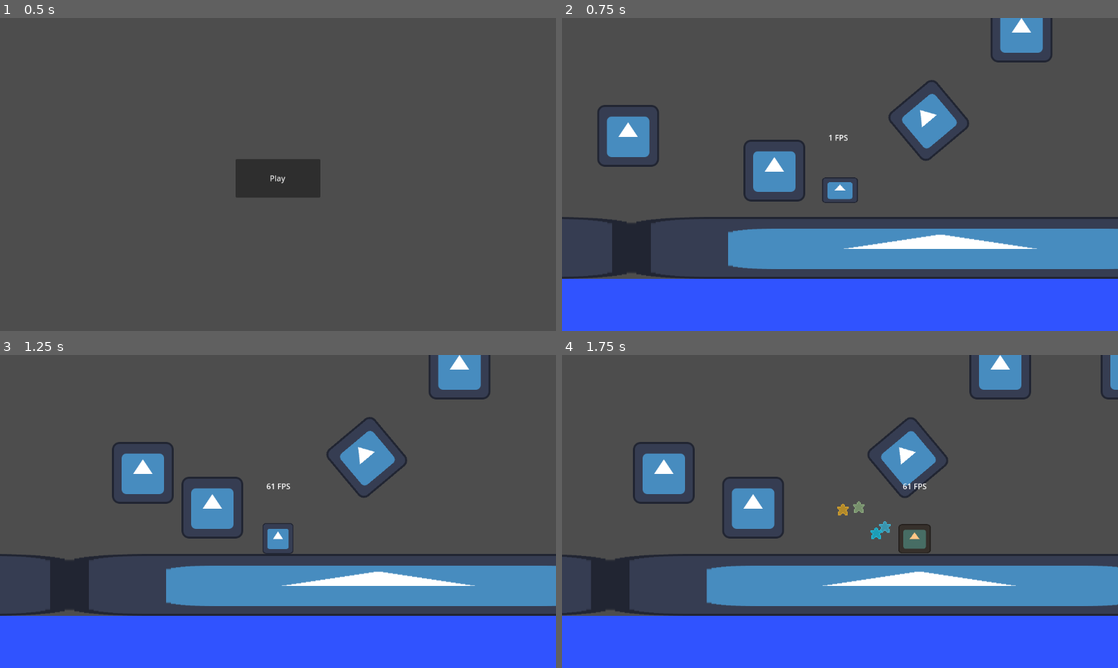
Above: before the commit, frames 1-4 (two rows, left to right).
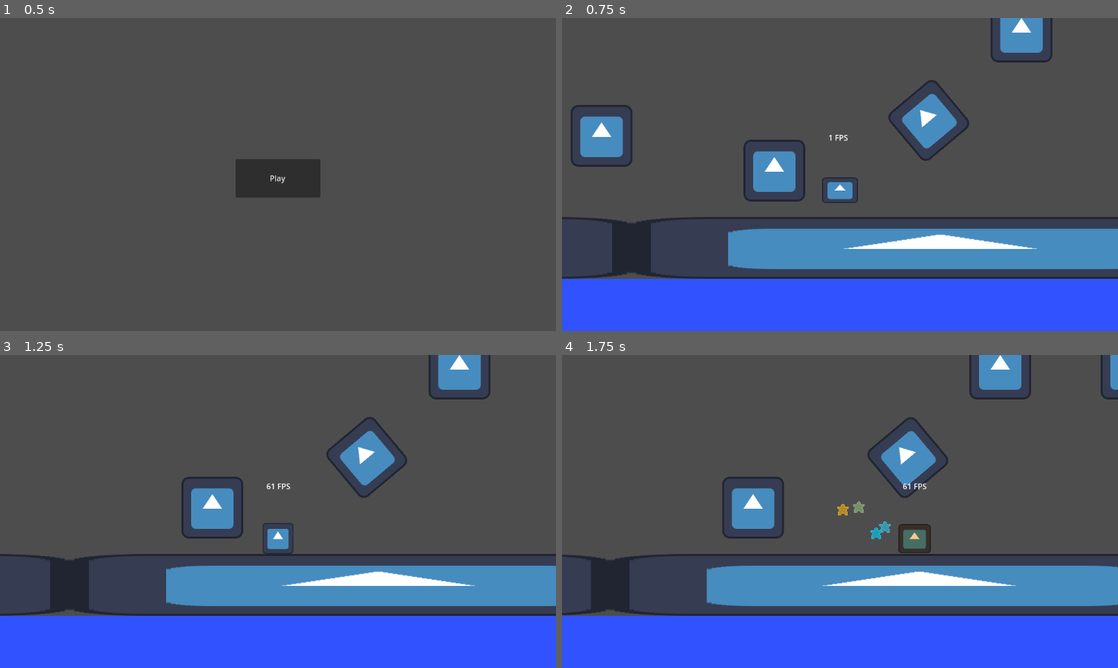
Above: after the commit, the same moments.

Repository: devmanso/gd4platformer2d
Game: Godot game, scene res://world/main_menu.tscn
Two runs of this game, one before a commit and one after it. Both use one fixed random seed, a clock stepped at 60 frames per second and the inputs below. The engine's default icon, where the game draws it, is replaced by a stand-in: a white triangle on a blue panel in a dark square.
Inputs (mouse positions are in pixels of both pictures, inside the frame that each line leads up to):
- Up to frame 1 (0.5 s): no input
- Up to frame 2 (0.75 s): click "Play" at 0.5 s
- Up to frame 3 (1.25 s): no input
- Up to frame 4 (1.75 s): tap Enter (ui_accept) at 1.25, 1.52, 1.55 s; move the mouse to (962, 495) at 1.27 s; hold Right (ui_right) from 1.28 s (still down); tap Shift (dash) at 1.35 s; click (962, 495) at 1.42 s

Frame 1 is identical in both runs. In frame 2, 1.6% of the frame differs, in the area x 1-18%, y 27-48%; in frame 3, 1.3%; in frame 4, 1.3%.

Commit message:
add momentum when dashing off a moving platform

Diff:
--- a/player/player.gd
+++ b/player/player.gd
@@ -32,6 +32,7 @@
 @export_range(0.0, 1.0) var friction : float = 0.1
 @export_range(200.0, 1600.0) var joystick_speed : float = 1200
 @export_range(0.1, 0.5) var deadzone : float = 0.1
+@export_range(1.0, 5.0) var fling : float = 1.5
 
 var death_message_target_xposition : float = -320.0
 var menu_button_target_xpositions : float = -1104.0
@@ -156,12 +157,15 @@
 	input_dir.y = Input.get_axis("ui_up", "ui_down")
 
 	if input_dir == Vector2.ZERO:
-		 # No input? Dash in facing direction, default right
-		#input_dir.x = sign(current_direction) if current_direction != 0 else 1
-		# don't do anything if not facing directions
-		pass
+		# Default dash direction if no input (usually forward)
+		input_dir.x = current_direction if current_direction != 0 else 1.0
+
 	input_dir = input_dir.normalized()
-	velocity = input_dir * dash_speed
+
+	# Combine the dash speed with the platform's current speed
+	var plat_velo = get_platform_velocity()
+
+	velocity = (input_dir * dash_speed) + (plat_velo * fling)
 	rainbow()
 	camera.start_shake(3)
 
@@ -175,7 +179,6 @@
 	deathscreen.hide()
 	cursor.hide()
 
-
 func _process(delta: float) -> void:
 	# TODO: use a singleton script to turn debug settings on/off instead of
 	# commenting them out or using a variable
@@ -244,7 +247,16 @@
 
 		# Handle jump.
 		if Input.is_action_just_pressed("ui_accept") and is_on_floor():
+			var plat_velo = get_platform_velocity()
+			# base jump
 			velocity.y = JUMP_VELOCITY
+
+			# This flings you forward if the platform is moving sideways
+			velocity.x += plat_velo.x
+
+			# If the platform is moving UP, add that speed to the jump height
+			if plat_velo.y < 0:
+				velocity.y += plat_velo.y
 			facing_down = false
 
 		if Input.is_action_pressed("ui_down") and !is_on_floor():
--- a/world.tscn
+++ b/world.tscn
@@ -62,4 +62,4 @@
 
 [node name="MovingPlatforms" parent="." instance=ExtResource("4_70hfu")]
 position = Vector2(-128, 344)
-duration = 0.5
+offset = Vector2(-1000, 0)
